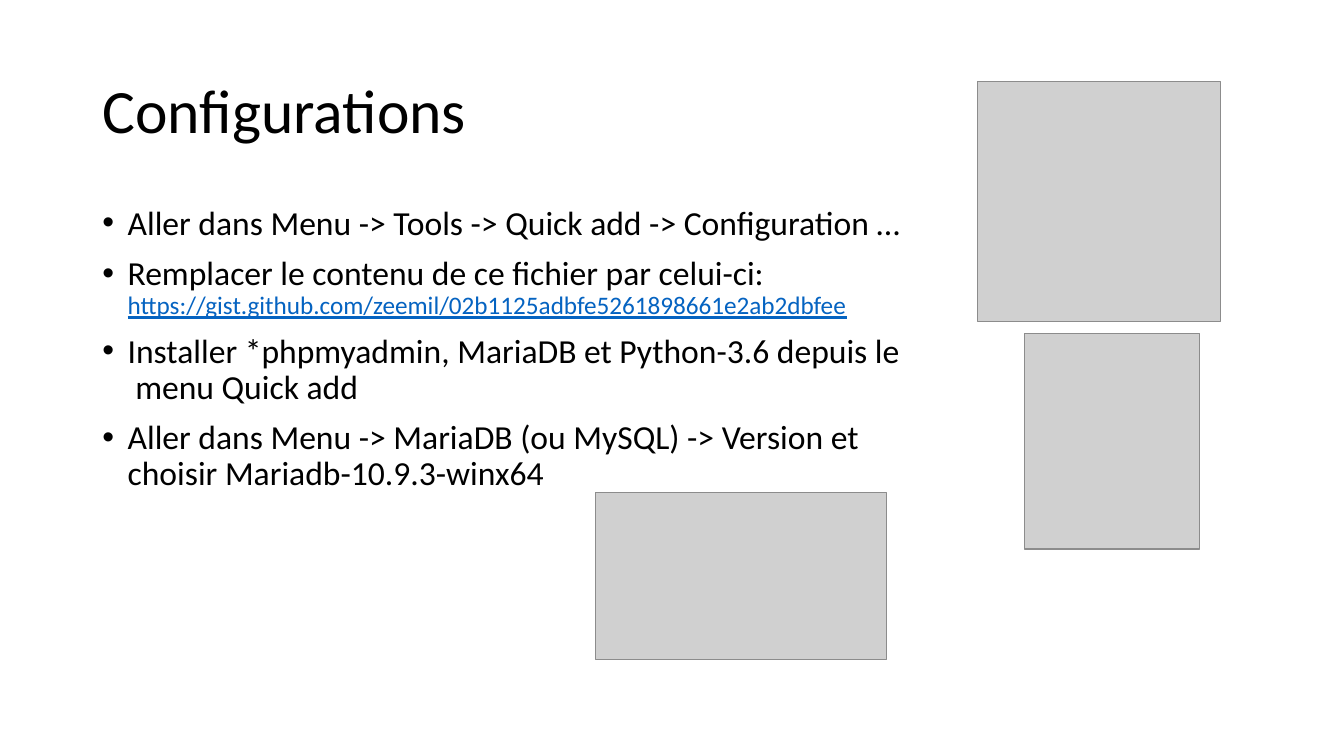
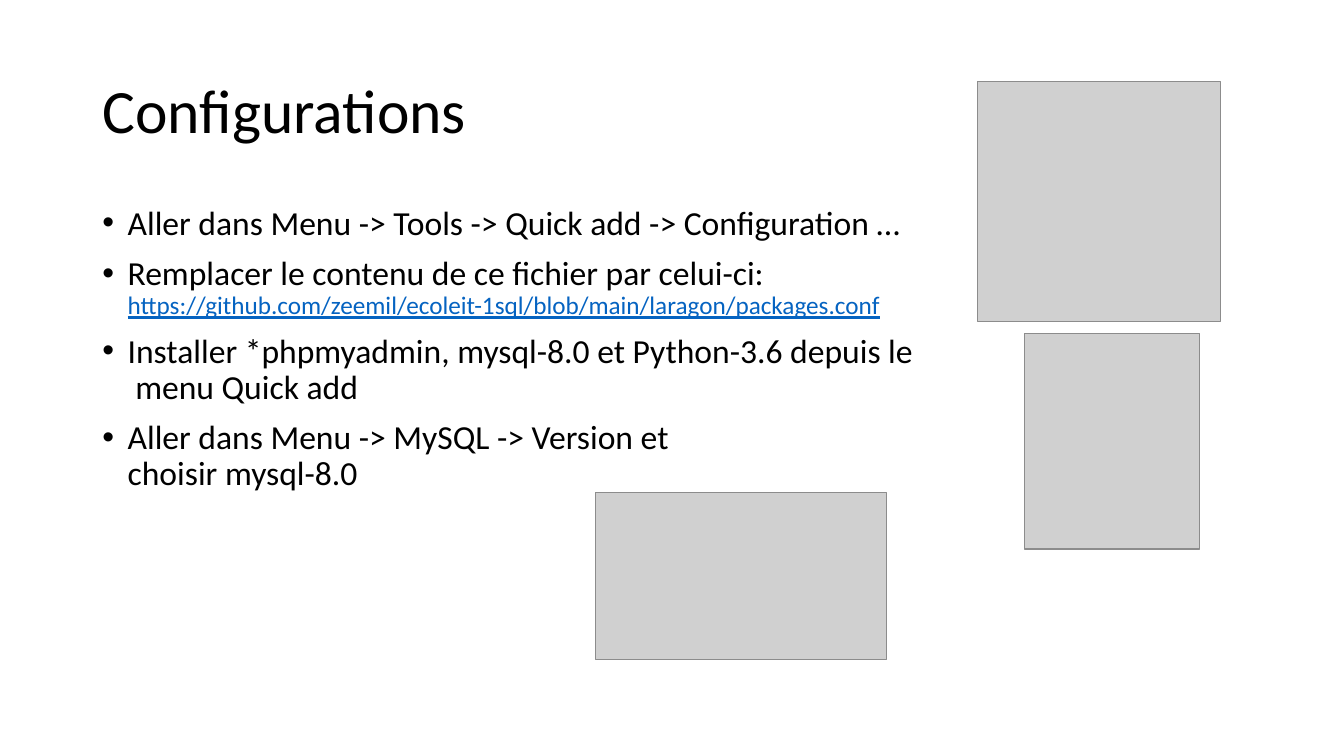
Before and after one commit to zeemil/ecoleit-1sql, a slide deck: slide 3 of 02 - Exercices SQL.pptx. Drawn at 1344x756 pixels with LibreOffice and Linux fonts; fonts in the diff are those of the drawing; grey boxes stand for pictures. Boxes give left, top, right and bottom in pixels: in the first picture for what was removed or moved away, otherwise in the second. Text is boxed around its words. In the diff, an @@ line names an element or a change of style, - is before the commit and + after.

```diff
--- a/02 - Exercices SQL.pptx
+++ b/02 - Exercices SQL.pptx
@@ text at bbox=[128, 261, 912, 491]: text changed @@
-• Remplacer le contenu de ce fichier par celui-ci:
-  https://gist.github.com/zeemil/02b1125adbfe5261898661e2ab2dbfee
-• Installer *phpmyadmin, MariaDB et Python-3.6 depuis le
-  menu Quick add
-• Aller dans Menu -> MariaDB (ou MySQL) -> Version et
-  choisir Mariadb-10.9.3-winx64
+• Remplacer le contenu de ce fichier par celui-ci:
+  https://github.com/zeemil/ecoleit-1sql/blob/main/laragon/packages.conf
+• Installer *phpmyadmin, mysql-8.0 et Python-3.6 depuis le
+  menu Quick add
+• Aller dans Menu -> MySQL -> Version et
+  choisir mysql-8.0
```
Also in this commit, not shown: 1 other slide changed.
